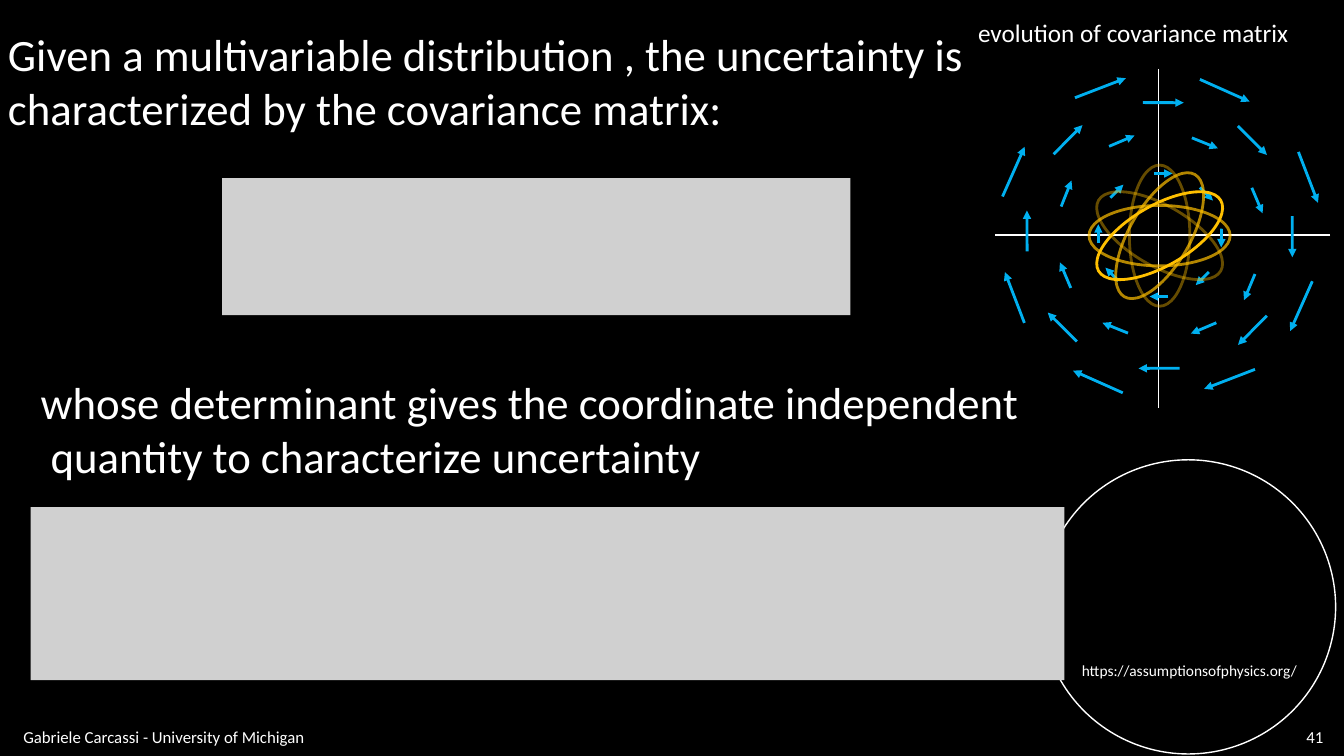
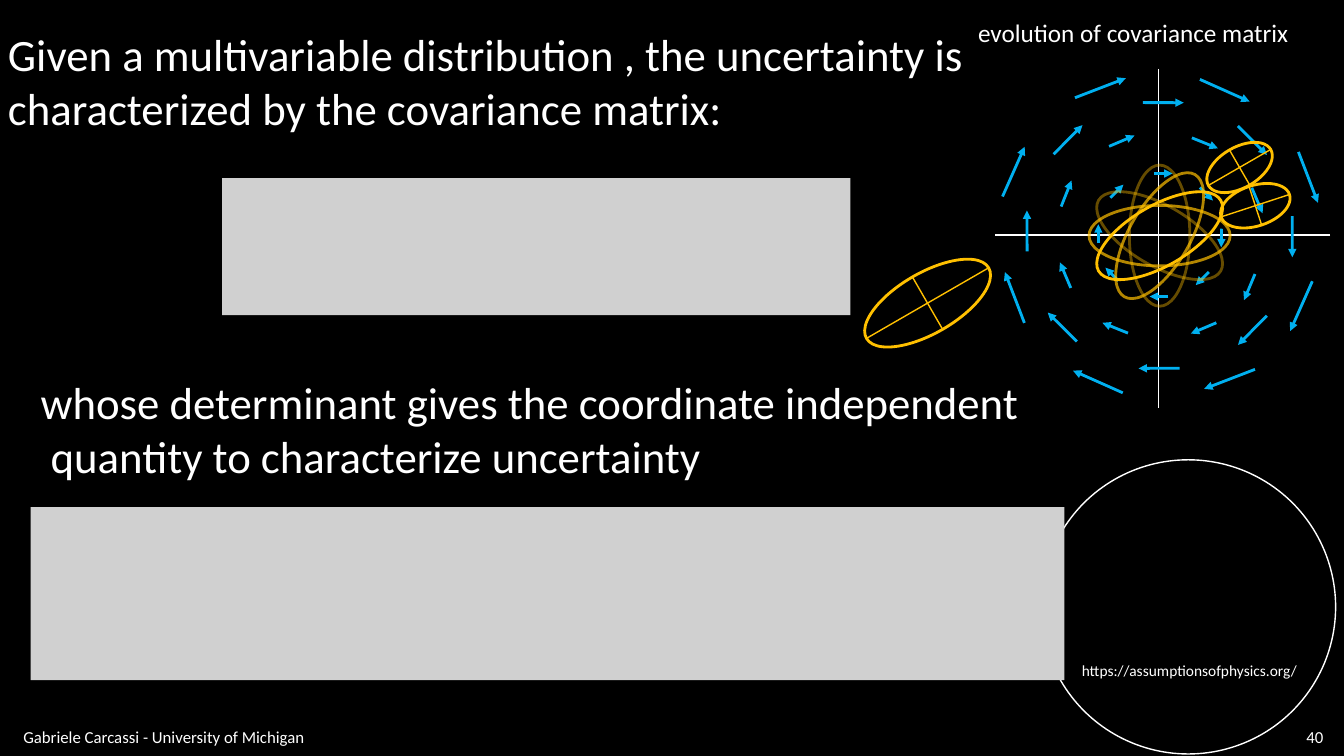
Before and after one commit to assumptionsofphysics/slides, a slide deck: slide 40 of BookCompanions-v2/RP-Class-3.pptx (slide 41 before the commit). Drawn at 1344x756 pixels with LibreOffice and Linux fonts; fonts in the diff are those of the drawing; grey boxes stand for pictures; background and template pictures are left out. Boxes give left, top, right and bottom in pixels: in the first picture for what was removed or moved away, otherwise in the second. Text is boxed around its words. In the diff, an @@ line names an element or a change of style, - is before the commit and + after.

```diff
--- a/BookCompanions-v2/RP-Class-3.pptx
+++ b/BookCompanions-v2/RP-Class-3.pptx
@@ ellipse added at (x1=1199, y1=132, x2=1281, y2=203), outline #FFC000 2 pt @@
@@ line added from (1209, 186) to (1271, 149), #FFC000 1 pt @@
@@ ellipse added at (x1=1215, y1=175, x2=1296, y2=236), outline #FFC000 2 pt @@
@@ line added from (1230, 150) to (1250, 186), #FFC000 1 pt @@
@@ line added from (1221, 217) to (1290, 195), #FFC000 1 pt @@
@@ line added from (1249, 187) to (1262, 225), #FFC000 1 pt @@
@@ ellipse added at (x1=851, y1=242, x2=1004, y2=365), outline #FFC000 2 pt @@
@@ line added from (867, 339) to (989, 268), #FFC000 1 pt @@
@@ line added from (912, 277) to (943, 330), #FFC000 1 pt @@
@@ page number at (x1=1306, y1=732, x2=1323, y2=743): text changed @@
-41
+40
```
Also in this commit, not shown: 7 other slides changed.
